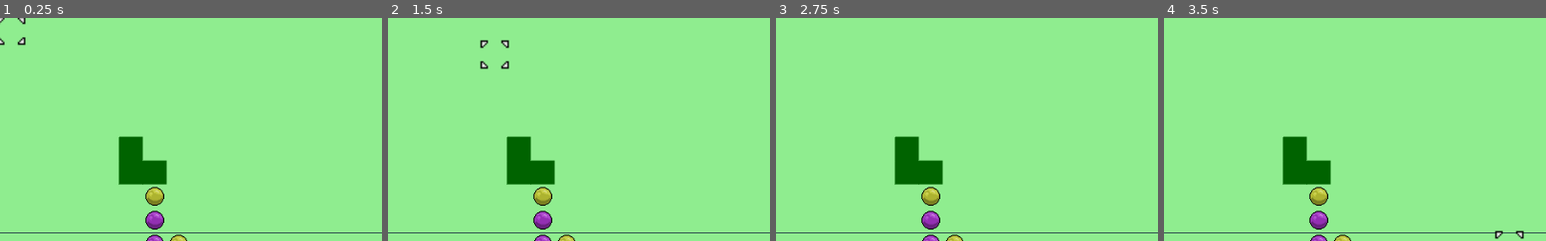
Above: before the commit, frames 1-4 (left to right).
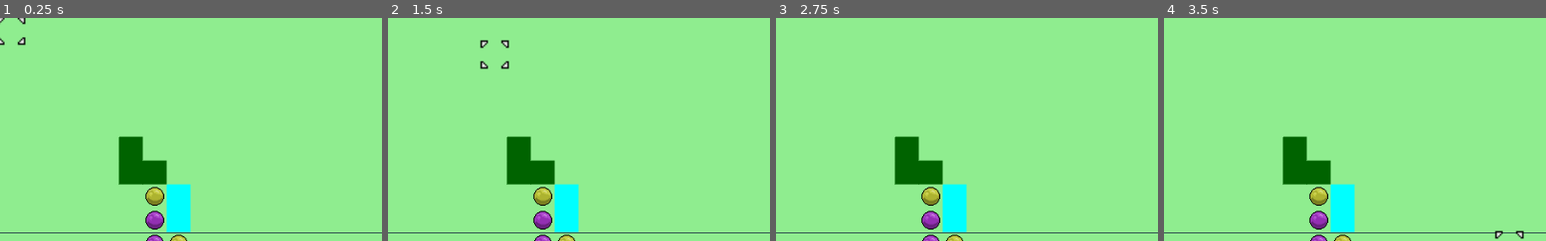
Above: after the commit, the same moments.

Repository: DaveRendell/gridcursor
Game: Godot game, scene res://SquareGrid.tscn
Two runs of this game, one before a commit and one after it. Both use one fixed random seed, a clock stepped at 60 frames per second and the inputs below.
Inputs (mouse positions are % of the whole screen's width and height, from its top left):
- Up to frame 1 (0.25 s): no input
- Up to frame 2 (1.5 s): tap Enter (ui_accept) at 0.5, 0.77 s; move the mouse to (72, 45) at 0.52 s; hold Right (ui_right) 0.53-1.28 s; click (72, 45) at 0.67 s; move the mouse to (30, 55) at 1.27 s; hold Down (ui_down) from 1.28 s (still down)
- Up to frame 3 (2.75 s): tap Enter (ui_accept) at 1.52 s; move the mouse to (60, 28) at 2.02 s; release Down (ui_down) at 2.03 s; hold Right (ui_right) from 2.03 s (still down)
- Up to frame 4 (3.5 s): tap Enter (ui_accept) at 2.75, 3.02 s; move the mouse to (45, 70) at 2.77 s; release Right (ui_right) at 2.78 s; hold Up (ui_up) from 2.78 s (still down); click (45, 70) at 2.92 s
The pictures show only the part of the screen within x 0-50%, y 0-50%; the shares and areas given below are measured in that part.

The runs differ from the first frame. In frame 1, 1.4% of the frame differs, in the area x 43-50%, y 74-97%; in frame 2, 1.4%; in frame 3, 1.4%; in frame 4, 1.4%.

Commit message:
FIx pathing for impassable terrain

Diff:
--- a/Grid.gd
+++ b/Grid.gd
@@ -39,6 +39,8 @@
 	terrain_grid[5][5] = 2
 	terrain_grid[5][6] = 2
 	terrain_grid[6][6] = 2
+	terrain_grid[7][7] = 3
+	terrain_grid[7][8] = 3
 
 	draw_grid()
 	draw_nodes()
@@ -85,8 +87,12 @@
 			var colour: Color = Color.black
 			if terrain == 0:
 				colour = Color.lightgreen
+			if terrain == 1:
+				colour = Color.lightgray
 			if terrain == 2:
 				colour = Color.darkgreen
+			if terrain == 3:
+				colour = Color.aqua
 			draw_colored_polygon(cell_corners(i, j), colour, PoolVector2Array(), null, null, true)
 	for highlight in highlights:
 		var x = highlight[0]
--- a/Unit.gd
+++ b/Unit.gd
@@ -51,6 +51,13 @@
 func handle_cursor_move(grid):
 	var c_x = grid.cursor_x
 	var c_y = grid.cursor_y
+	var options = movement_options(grid)
+
+	if !options.has([c_x, c_y]):
+		grid.path = []
+		grid.update()
+		return
+
 	if grid.path.size() > 0:
 		var already_on_path = grid.path.find([c_x, c_y])
 		if already_on_path >= 0:
@@ -123,7 +130,9 @@
 	var node = grid.node_array()[i][j]
 	if (node != null) and (node.team != team):
 		return -1
-	return grid.terrain_types[terrain]["movement"][movement_type]
+	if grid.terrain_types[terrain]["movement"].has(movement_type):
+		return grid.terrain_types[terrain]["movement"][movement_type]
+	return -1
 
 func get_path_to_coords(grid, i, j):
 	var remaining_movement = calculate_movement(grid)
